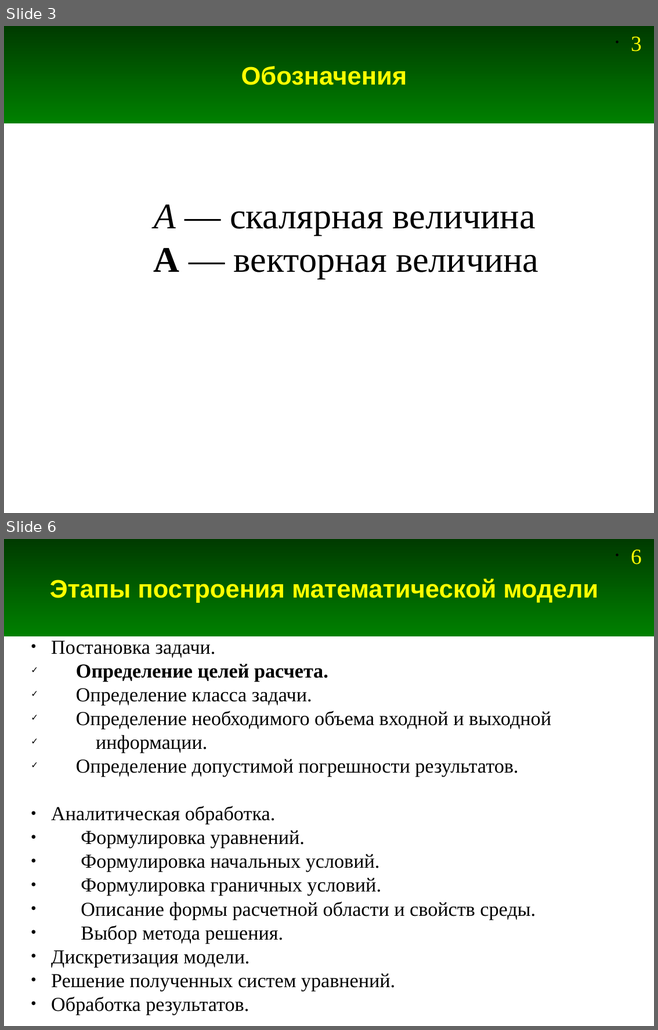
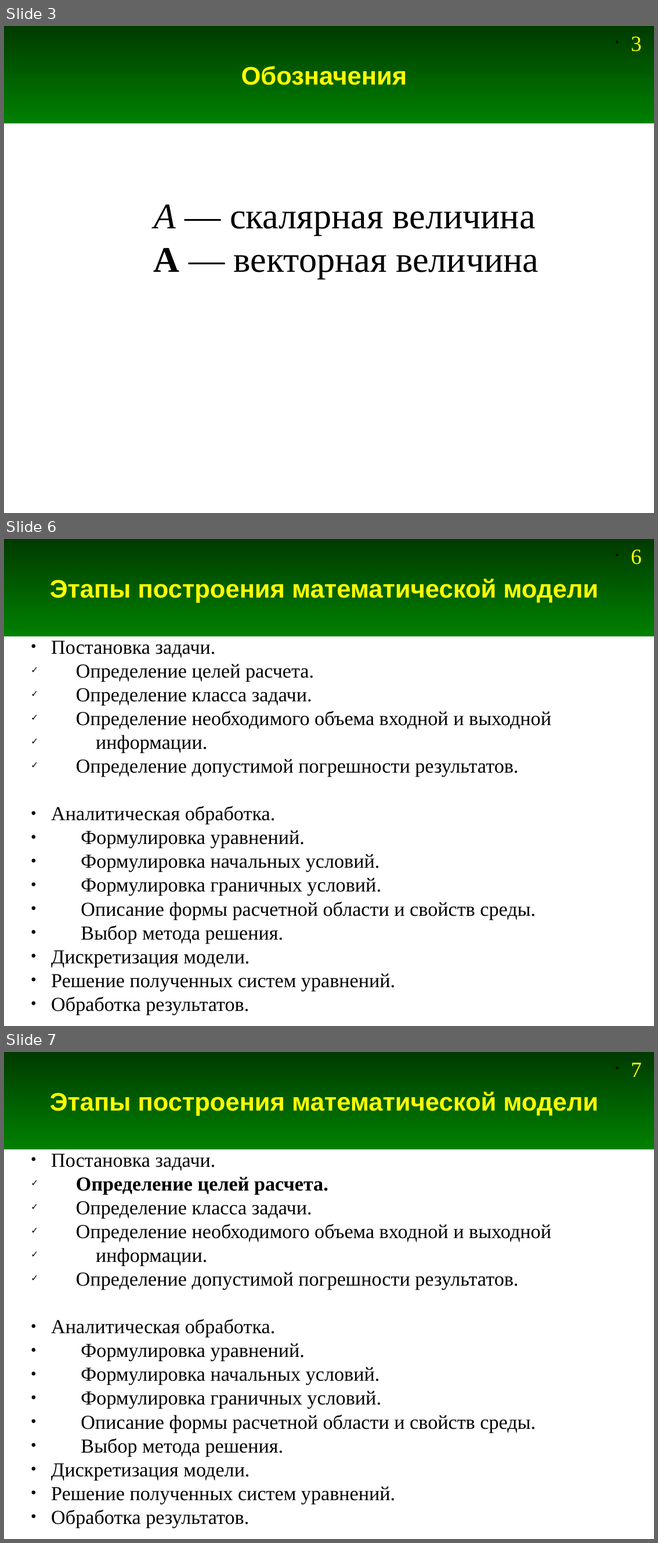
Before and after one commit to Jenyay/modelling, a slide deck: presentations/01. Problem Statement.odp. Shown one above the other, each under a label of ours: slides 3 and 6 before the commit, slides 3, 6 and 7 after it; the slides between them are not shown. The pictures are 658x1030 and 658x1543 pixels, drawn with LibreOffice and Linux fonts; fonts in the diff are those of the drawing. Boxes give left, top, right and bottom in pixels: in the first picture for what was removed or moved away, otherwise in the second. Text is boxed around its words. In the diff, an @@ line names an element or a change of style, - is before the commit and + after.

```diff
--- a/presentations/01. Problem Statement.odp
+++ b/presentations/01. Problem Statement.odp
@@ slide 6 added at <box>4,539,654,1026</box>, background #FFFFFF; not listed: 2 template elements that a slide beside it also shows @@
@@ title added at <box>50,578,598,603</box>, 28 pt, text #FFFF00, bold @@
+Этапы построения математической модели
@@ text added at <box>51,641,551,1015</box>, 22 pt, text #000000 @@
+● Постановка задачи.
+✓ Определение целей расчета.
+✓ Определение класса задачи.
+✓ Определение необходимого объема входной и выходной
+✓ информации.
+✓ Определение допустимой погрешности результатов.
+● Аналитическая обработка.
+● Формулировка уравнений.
+● Формулировка начальных условий.
+● Формулировка граничных условий.
+● Описание формы расчетной области и свойств среды.
+● Выбор метода решения.
+● Дискретизация модели.
+● Решение полученных систем уравнений.
+● Обработка результатов.
@@ what was slide 6 is now slide 7 @@
@@ page number at <box>630,1062,641,1077</box>: text changed @@
-• 6
+• 7
```
Also in this commit, not shown: 5 other files.
